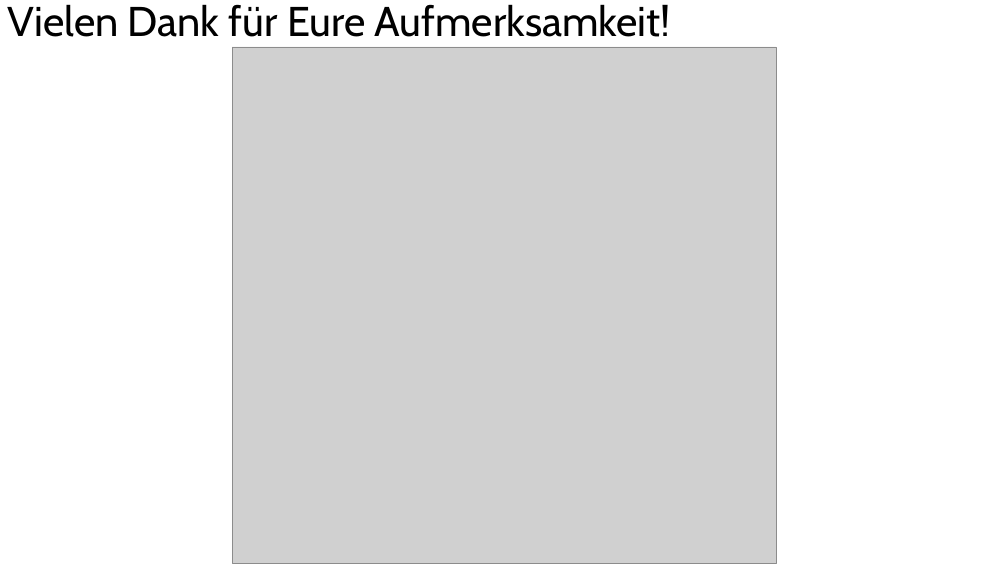
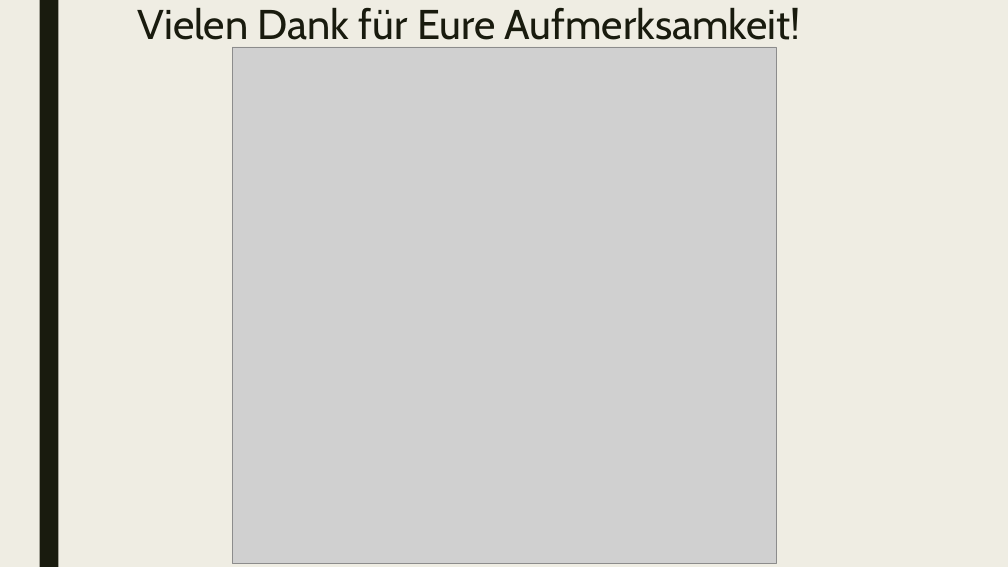
Before and after one commit to daveYQ/Portfolio, a slide deck: slide 9 of Praesentation.pptx (slide 5 before the commit). Drawn at 1008x567 pixels with LibreOffice and Linux fonts; fonts in the diff are those of the drawing; grey boxes stand for pictures. Boxes give left, top, right and bottom in pixels: in the first picture for what was removed or moved away, otherwise in the second. Text is boxed around its words. In the diff, an @@ line names an element or a change of style, - is before the commit and + after.

```diff
--- a/Praesentation.pptx
+++ b/Praesentation.pptx
@@ background #FFFFFF to #EFEDE3 @@
@@ rectangle added at <box>39,0,58,567</box>, fill #191B0E @@
@@ title "Vielen Dank für Eure Aufmerksamkeit!": place and size @@
-title "Vielen Dank für Eure Aufmerksamkeit!" at <box>8,4,671,37</box>
+title "Vielen Dank für Eure Aufmerksamkeit!" at <box>138,8,801,49</box>
@@ title "Vielen Dank für Eure Aufmerksamkeit!" at <box>138,8,801,49</box>: text colour #000000 to #191B0E; line spacing 0.9 to 0.89; vertical alignment middle to top @@
```
Also in this commit, not shown: 4 other slides changed, 4 slides added.
